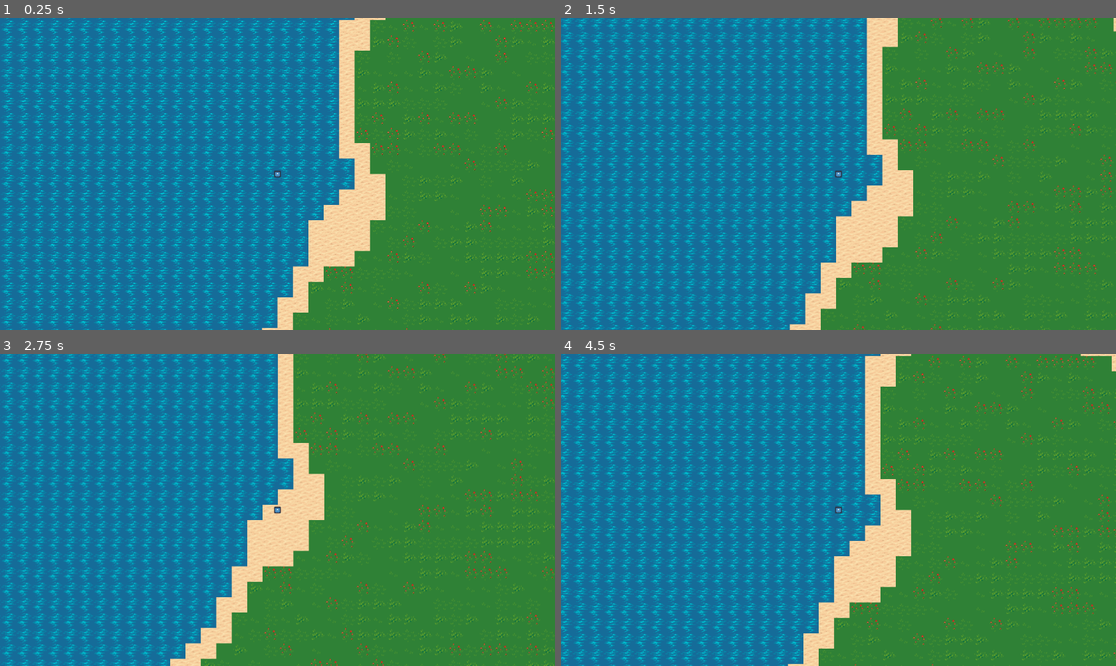
Above: before the commit, frames 1-4 (two rows, left to right).
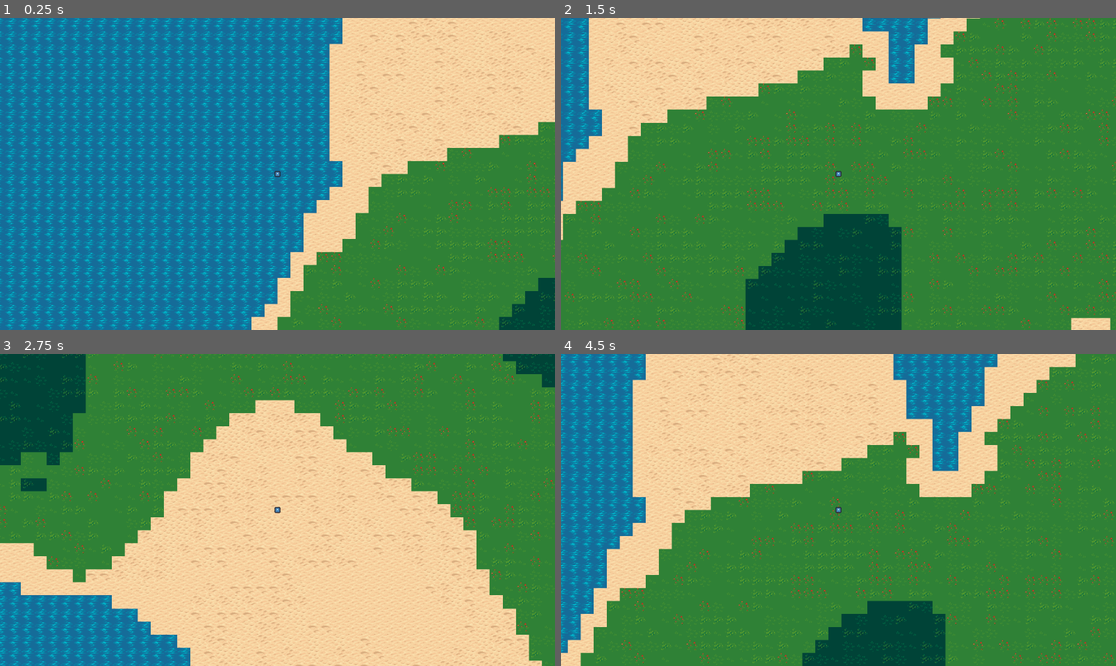
Above: after the commit, the same moments.

Repository: Devendra255/Procgen_game
Game: Godot game, scene res://Scenes/generator.tscn
The game is run twice, just before and just after one commit, with the same random seed, the same clock (stepped at 60 frames per second) and the same inputs. The engine's default icon, where the game draws it, is replaced by a stand-in: a white triangle on a blue panel in a dark square.
Inputs:
- Up to frame 1 (0.25 s): no input
- Up to frame 2 (1.5 s): tap Enter at 0.5 s; hold Right (ui_right) 0.53-1.28 s; hold Down (ui_down) from 1.28 s (still down)
- Up to frame 3 (2.75 s): release Down (ui_down) at 2.03 s; hold Right (ui_right) from 2.03 s (still down)
- Up to frame 4 (4.5 s): release Right (ui_right) at 2.78 s; hold Up (ui_up) 2.78-3.53 s; hold Left (ui_left) from 3.53 s (still down)

The runs differ from the first frame. In frame 1, 38% of the frame differs, in the area x 0-100%, y 0-100%; in frame 2, 64%; in frame 3, 69%; in frame 4, 65%.

Commit message:
Added some biomes and fixed some potential Bugs

Diff:
--- a/Scenes/generator.tscn
+++ b/Scenes/generator.tscn
@@ -728,3 +728,4 @@
 [node name="Player" parent="." instance=ExtResource("3_77gev")]
 
 [node name="Camera2D" type="Camera2D" parent="Player"]
+zoom = Vector2(0.845, 0.845)
--- a/Scripts/Generator.gd
+++ b/Scripts/Generator.gd
@@ -9,13 +9,19 @@
 
 var tiles := {
 	"sea":[0, 0, [Vector2i(27, 5)]],
-	"sand": [0, 0, [Vector2i(19, 9)]],
-	"land":[0, 0, [Vector2i(1, 9),Vector2i(0, 11), Vector2i(1, 11), Vector2i(2, 11), Vector2i(4, 11)]]
+	"beach": [0, 0, [Vector2i(19, 9)]],
+	"Grasslands":[0, 0, [Vector2i(1, 9),Vector2i(0, 11), Vector2i(1, 11), Vector2i(2, 11), Vector2i(4, 11)]],
+	"forest": [0, 0, [Vector2i(7, 9),Vector2i(6, 11),Vector2i(7, 11), Vector2i(8, 11)]],
+	"desert": [0, 0, [Vector2i(19, 9),Vector2i(18, 11),Vector2i(19, 11), Vector2i(20, 11)]],
+	"snow": [0, 0, [Vector2i(19, 15),Vector2i(18, 17),Vector2i(19, 17), Vector2i(20, 17)]],
 }
-var biome_info := {
+var biome_info := {#-2 or 2 is like negative or positive infinaty
 	"sea": [[-2, 0.04], [-2, 2], [-2, 2]],
-	"sand": [[0.04, 0.1], [-2, 2], [-2, 2]],
-	"land": [[0.1, 2], [-2, 2], [-2, 2]]
+	"beach": [[0.04, 0.1], [-2, 2], [-2, 2]],
+	"Grasslands": [[0.1, 2], [-2, 2], [-2, 2]],
+	"forest": [[0.13, 2], [0.66, 2], [-0.2, 0.5]],
+	"desert": [[0.1, 0.5], [-2, 0.3], [-0.1, 0.9]],
+	"snow": [[0.4, 2], [-2, 2], [-2, 0.2]],
 }
 
 func Generating()-> void:
--- a/Scripts/biomeGen.gd
+++ b/Scripts/biomeGen.gd
@@ -18,12 +18,12 @@
 	self.tem_noise.seed = world_seed
 	self.alt_noise.frequency = 0.01
 	self.ppt_noise.noise_type = FastNoiseLite.TYPE_SIMPLEX
-	self.ppt_noise.frequency = 0.005
+	self.ppt_noise.frequency = 0.01
 	self.ppt_noise.fractal_octaves = 3
 	self.ppt_noise.fractal_lacunarity = 3.0
 	self.ppt_noise.fractal_gain = 0.16
 	self.ppt_noise.fractal_weighted_strength = 0.92
-	self.tem_noise.frequency = 0.003
+	self.tem_noise.frequency = 0.005
 	self.tem_noise.fractal_lacunarity = 3.23
 	self.tem_noise.fractal_gain = 0.17
 	self.tem_noise.fractal_weighted_strength = -0.52
@@ -40,12 +40,14 @@
 			var altitude: float = self.alt_noise.get_noise_2d(pos.x, pos.y)
 			var precipition: float = self.ppt_noise.get_noise_2d(pos.x, pos.y)
 			var temprature: float = self.tem_noise.get_noise_2d(pos.x, pos.y)
+			var biome
 			for key in biome_info.keys():
 				if (between(altitude, biome_info[key][0][0], biome_info[key][0][1]) and
 					between(precipition, biome_info[key][1][0], biome_info[key][1][1]) and
 					between(temprature, biome_info[key][2][0], biome_info[key][2][1])):
-						if not self.biomes.has(pos):
-							self.biomes[pos] = [key, Vector2i(-1,-1)]
+						biome = key
+			if not self.biomes.has(pos):
+				self.biomes[pos] = [biome, Vector2i(-1,-1)]
 
 func render_tiles(tiles: Dictionary, tilemap: TileMap, player_pos: Vector2i)-> void:
 	for x in self.width:
@@ -60,7 +62,7 @@
 				tilemap.set_cell(tiles[biome][0], Vector2i(player_pos.x - (width/2) + x, player_pos.y - (height/2) + y), tiles[biome][1], biomes[Vector2i(pos)][1])
 
 func unload_distant_chunks(player_pos, tilemap: TileMap)-> void:
-	var unload_distance_threshold := (width * 3) + 1
+	var unload_distance_threshold := (width * 4) + 1
 	for chunk in biomes:
 		var distance_to_player = get_dist(chunk, player_pos)
 		if distance_to_player > unload_distance_threshold:
--- a/Scripts/player.gd
+++ b/Scripts/player.gd
@@ -1,8 +1,8 @@
 extends CharacterBody2D
 
 
-const SPEED = 100.0
-const ACCEL = 5.0
+const SPEED = 1000.0
+const ACCEL = 10.0
 
 var input: Vector2
 
Not shown, removed: mapF8C5.tmp
